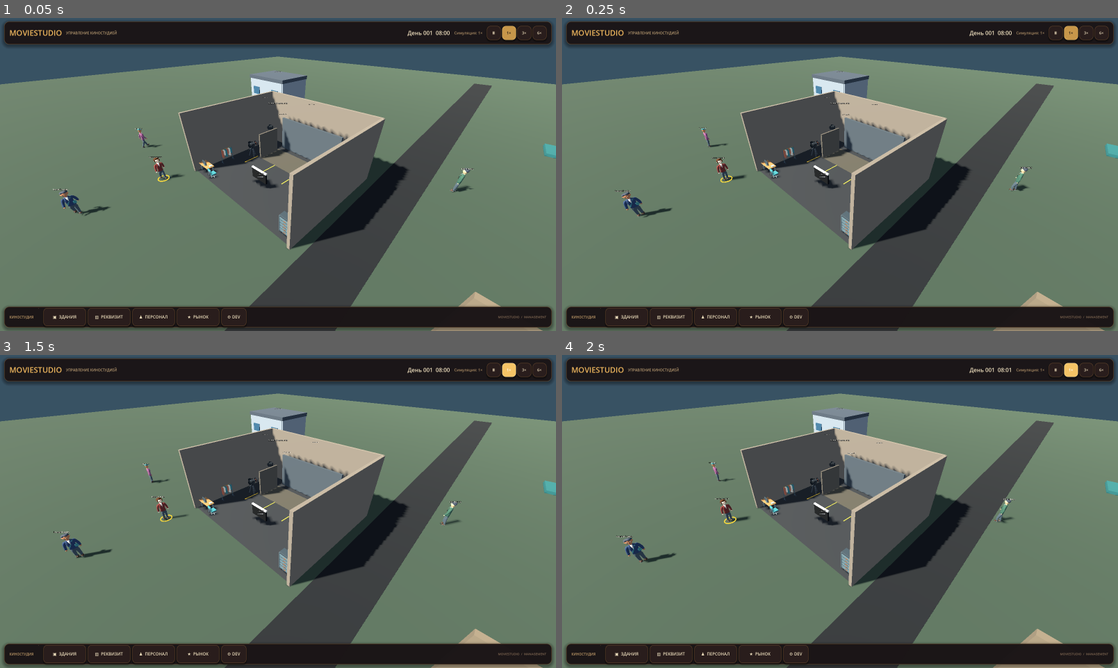
Above: before the commit, frames 1-4 (two rows, left to right).
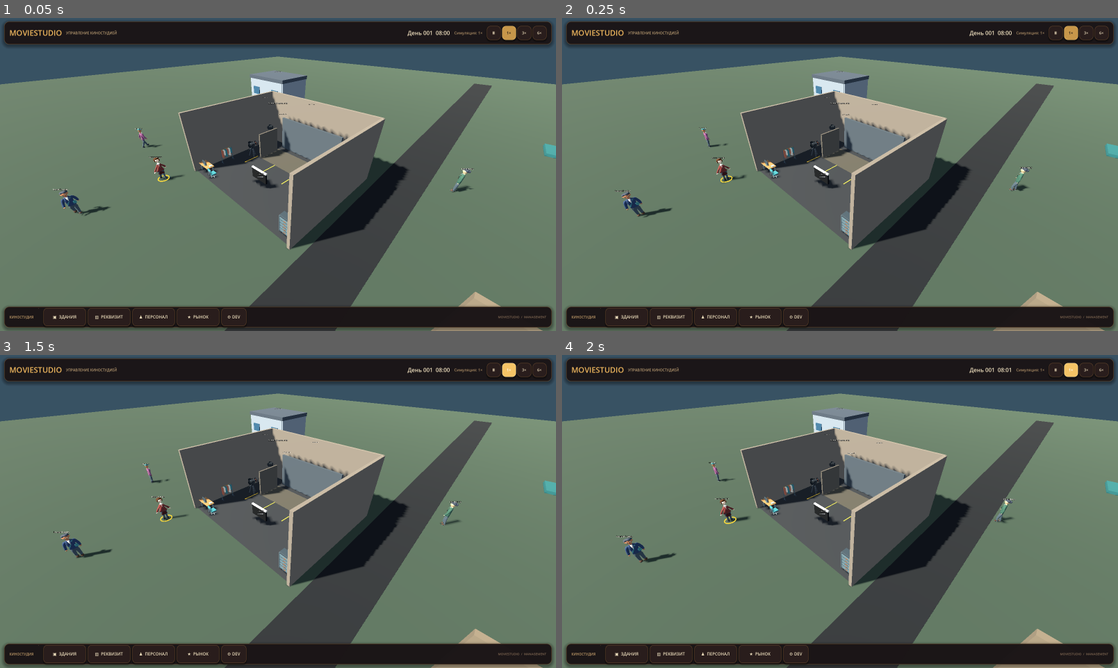
Above: after the commit, the same moments.

Repository: Teft3lb/MovieStudio
Game: Godot game, scene res://scenes/main.tscn
The game is run twice, just before and just after one commit, with the same random seed, the same clock (stepped at 60 frames per second) and the same inputs.
Inputs:
- Up to frame 1 (0.05 s): no input
- Up to frame 2 (0.25 s): no input
- Up to frame 3 (1.5 s): click "Ⅱ" at 0.5 s; click "1×" at 1.25 s
- Up to frame 4 (2 s): no input

The runs differ from the first frame. In frame 1, less than 0.1% of the frame differs, in the area x 10-85%, y 36-63%; in frame 2, less than 0.1%, in the area x 11-84%, y 35-64%; in frame 3, less than 0.1%; in frame 4, less than 0.1%.

Commit message:
Refine employee faces, hair and wardrobe

Diff:
--- a/scripts/domain/characters/character_generator.gd
+++ b/scripts/domain/characters/character_generator.gd
@@ -196,7 +196,7 @@
 		"skin_tone": rng.randi_range(0, 5),
 		"hair_color": rng.randi_range(0, 5),
 		"outfit_color": rng.randi_range(0, 7),
-		"hair_style": rng.randi_range(0, 2),
+		"hair_style": rng.randi_range(0, 5),
 		"height_scale": snappedf(rng.randf_range(0.94, 1.06), 0.01),
 		"head_scale": snappedf(rng.randf_range(0.94, 1.06), 0.01),
 	}
--- a/scripts/presentation/characters/studio_employee_model.gd
+++ b/scripts/presentation/characters/studio_employee_model.gd
@@ -20,6 +20,7 @@
 ]
 const DISTANT_ANIMATION_DISTANCE_SQUARED: float = 32.0 * 32.0
 const DISTANT_ANIMATION_INTERVAL: float = 1.0 / 30.0
+const HAIR_STYLE_COUNT: int = 6
 
 static var _tinted_materials: Dictionary[String, StandardMaterial3D] = {}
 static var _states: AnimationNodeStateMachine
@@ -55,8 +56,11 @@
 	var appearance: Dictionary = payload.get("appearance", {})
 	var identity_hash := str(payload.get("id", "")).hash()
 	var silhouette: float = clampf(float(appearance.get("silhouette", identity_hash % 2)), 0.0, 1.0)
+	var wardrobe_style := posmod(int(appearance.get("wardrobe_style", identity_hash / 3)), 3)
+	var face_style := clampf(float(appearance.get("cheekbones", (identity_hash >> 5) % 5 / 4.0)), 0.0, 1.0)
 	_role_name = str(ROLE_MESHES.get(str(payload.get("profession_id", "")), "RoleOffice"))
-	_hair_name = "Hair%d" % posmod(int(appearance.get("hair_style", 0)), 3)
+	var skirt := wardrobe_style == 2 and _role_name in ["RoleOffice", "RoleActor"]
+	_hair_name = "Hair%d" % posmod(int(appearance.get("hair_style", 0)), HAIR_STYLE_COUNT)
 	_idle_state = &"Idle" if identity_hash % 2 == 0 else &"IdleLook"
 	_phase_offset = float(identity_hash % 997) / 997.0
 	_head_scale = Vector3(facial_scale * lerpf(0.94, 1.06, _phase_offset), facial_scale, facial_scale)
@@ -73,15 +77,44 @@
 		elif str(model_mesh.name).begins_with("Costume"):
 			model_mesh.hide()
 		elif str(model_mesh.name).begins_with("Hair"):
-			model_mesh.visible = model_mesh.name == _hair_name and _role_name != "RoleDirector"
-		elif model_mesh.name == &"WardrobeBody" or model_mesh.name == &"Face":
+			if model_mesh.name != _hair_name:
+				model_mesh.free()
+				continue
+			model_mesh.visible = _role_name != "RoleDirector"
+		elif model_mesh.name == &"CollarCrew":
+			if wardrobe_style != 1:
+				model_mesh.free()
+				continue
+		elif model_mesh.name == &"CollarFold":
+			if wardrobe_style != 2:
+				model_mesh.free()
+				continue
+		elif model_mesh.name == &"WardrobeSkirt":
+			if not skirt:
+				model_mesh.free()
+				continue
+		elif model_mesh.name == &"WardrobeBody":
 			model_mesh.set_blend_shape_value(0, silhouette)
+			model_mesh.set_blend_shape_value(1, 0.75 if wardrobe_style == 1 else 0.0)
+			model_mesh.set_blend_shape_value(2, 0.85 if wardrobe_style == 2 else 0.0)
+			model_mesh.set_blend_shape_value(3, 1.0 if skirt else 0.0)
+		elif model_mesh.name == &"Face":
+			model_mesh.set_blend_shape_value(0, silhouette)
+			model_mesh.set_blend_shape_value(1, face_style)
 		_mesh_nodes.append(model_mesh)
 	mouth.owner = null
 	mouth.get_parent().remove_child(mouth)
 	_tint_surfaces("Skin", skin)
 	_tint_surfaces("Hair", hair)
 	_tint_surfaces("Cloth", outfit)
+	if wardrobe_style == 1:
+		_tint_surfaces("ShoeUpper", Color(0.23, 0.18, 0.15))
+		var knit := outfit.lerp(Color(0.65, 0.62, 0.51), 0.46)
+		_tint_surfaces("KnitTrim", knit)
+		_tint_surfaces("Cotton", knit)
+	elif wardrobe_style == 2:
+		_tint_surfaces("ShoeUpper", Color(0.11, 0.13, 0.15))
+		_tint_surfaces("KnitTrim", outfit.darkened(0.32))
 	return mouth
 
 
@@ -98,6 +131,8 @@
 	_tint_surfaces("Cloth", costume.get("visual_color", _outfit))
 	for part in _mesh_nodes:
 		if part.name == _role_name:
+			part.visible = costume.is_empty()
+		elif part.name == &"WardrobeSkirt":
 			part.visible = costume.is_empty()
 		elif part.name == _hair_name:
 			part.visible = costume_mesh != "CostumeWestern" and (
--- a/tests/studio_employee_model_smoke_test.gd
+++ b/tests/studio_employee_model_smoke_test.gd
@@ -64,7 +64,32 @@
 	_expect(not _surface_color(hair, "Hair").is_equal_approx(original_hair),
 		"Changing age must update visible hair without rebuilding the model.")
 	visual.free()
+	_check_authored_variants()
 	_finish_test("StudioEmployeeModelSmokeTest")
+
+
+func _check_authored_variants() -> void:
+	var payload := {
+		"id": "EMP-VISUAL-V3", "profession_id": "actor",
+		"appearance": {"hair_style": 5, "wardrobe_style": 2, "cheekbones": 0.75},
+	}
+	for instance in range(2):
+		var visual := VISUAL.new()
+		visual.setup(payload)
+		root.add_child(visual)
+		var face := visual.find_child("Face", true, false) as MeshInstance3D
+		var skirt := visual.find_child("WardrobeSkirt", true, false) as MeshInstance3D
+		_expect(visual.find_child("Hair5", true, false) != null
+			and visual.find_child("Hair0", true, false) == null
+			and visual.find_child("CollarFold", true, false) != null,
+			"Saved appearance should reproduce the same selected hair and collar.")
+		_expect(is_equal_approx(face.get_blend_shape_value(1), 0.75) and skirt.skin != null,
+			"Authored cheeks and skinned skirt must remain available after import.")
+		visual.set_costume("western_costumes")
+		_expect(not skirt.visible, "A production costume should cover the everyday skirt.")
+		visual.set_costume("")
+		_expect(skirt.visible, "Everyday clothing should return after production.")
+		visual.free()
 
 
 func _surface_color(part: MeshInstance3D, slot: String) -> Color:
Binary file changed: assets/models/characters/studio_employee.glb
Not shown, changed: art_source/characters/studio_employee.blend
